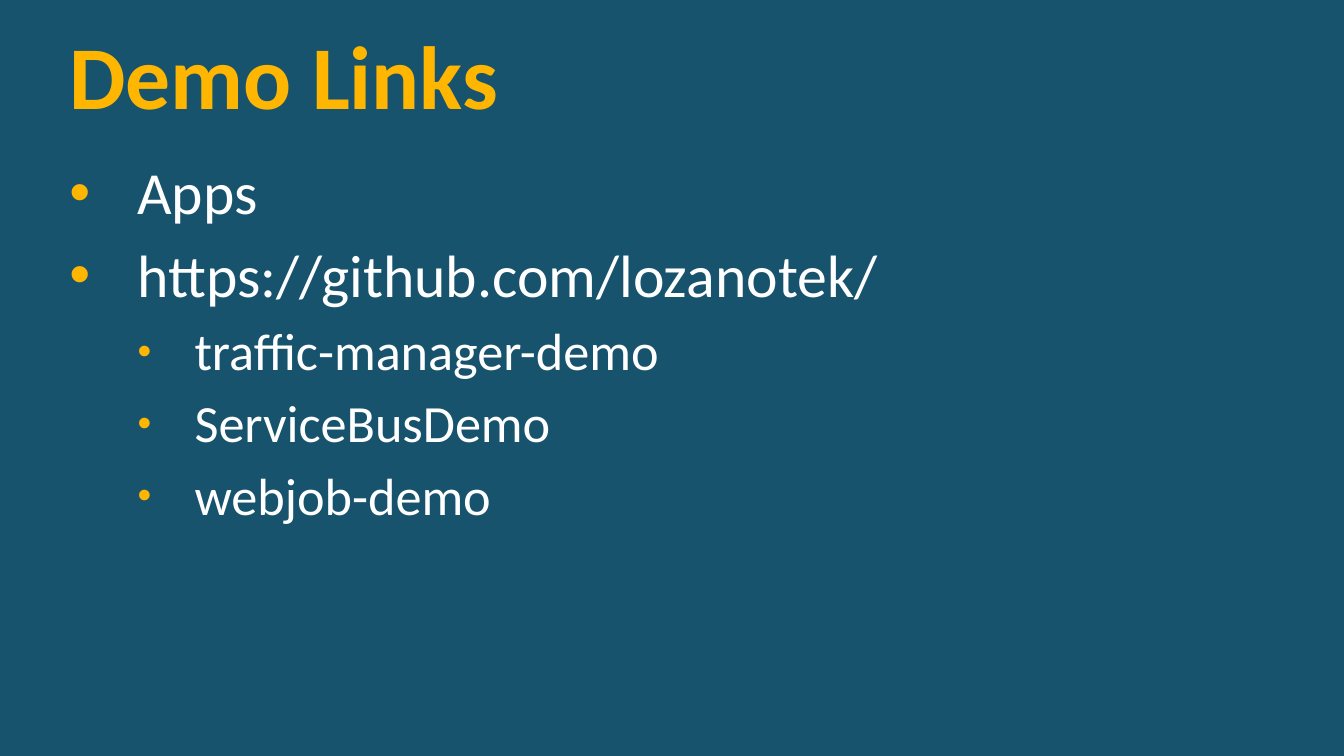
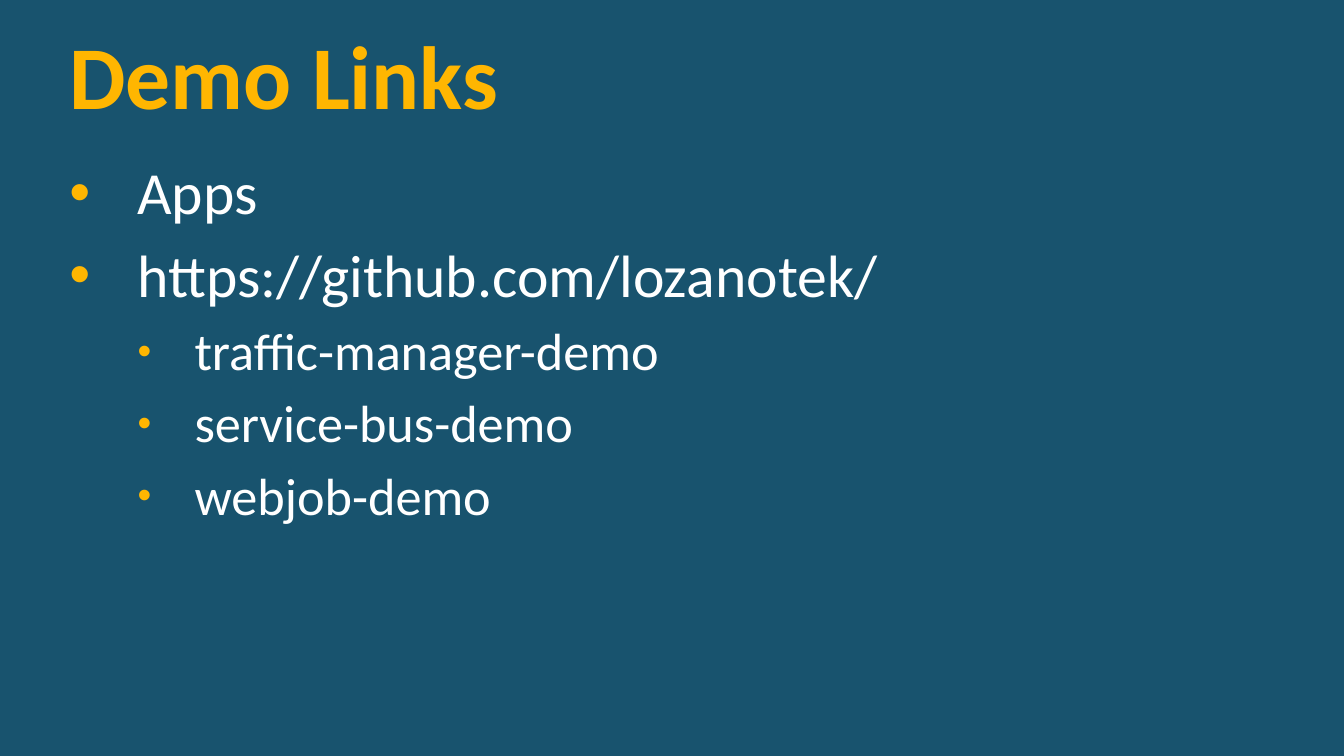
Before and after one commit to lozanotek/azure-aspnet, a slide deck: slide 5 of slides/AzureASPNET.pptx. Drawn at 1344x756 pixels with LibreOffice and Linux fonts; fonts in the diff are those of the drawing; background and template pictures are left out. Boxes give left, top, right and bottom in pixels: in the first picture for what was removed or moved away, otherwise in the second. Text is boxed around its words. In the diff, an @@ line names an element or a change of style, - is before the commit and + after.

Commit message:
Removed old slides

```diff
--- a/slides/AzureASPNET.pptx
+++ b/slides/AzureASPNET.pptx
@@ text at <box>195,405,573,443</box>: text changed @@
-  • ServiceBusDemo
+  • service-bus-demo
```
Also in this commit, not shown: 2 other files.
